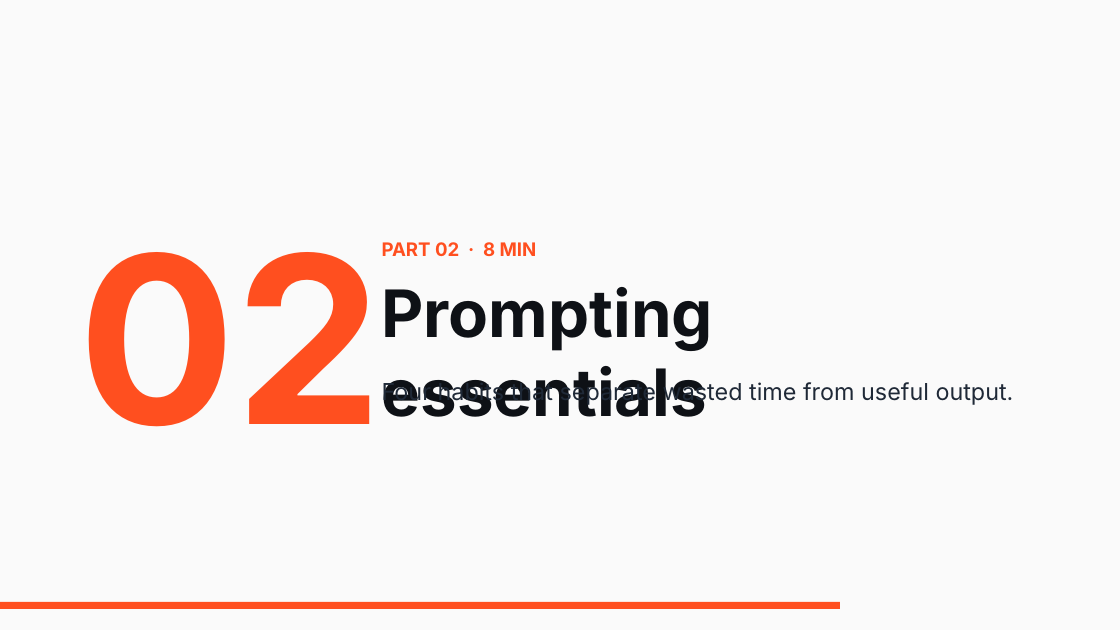
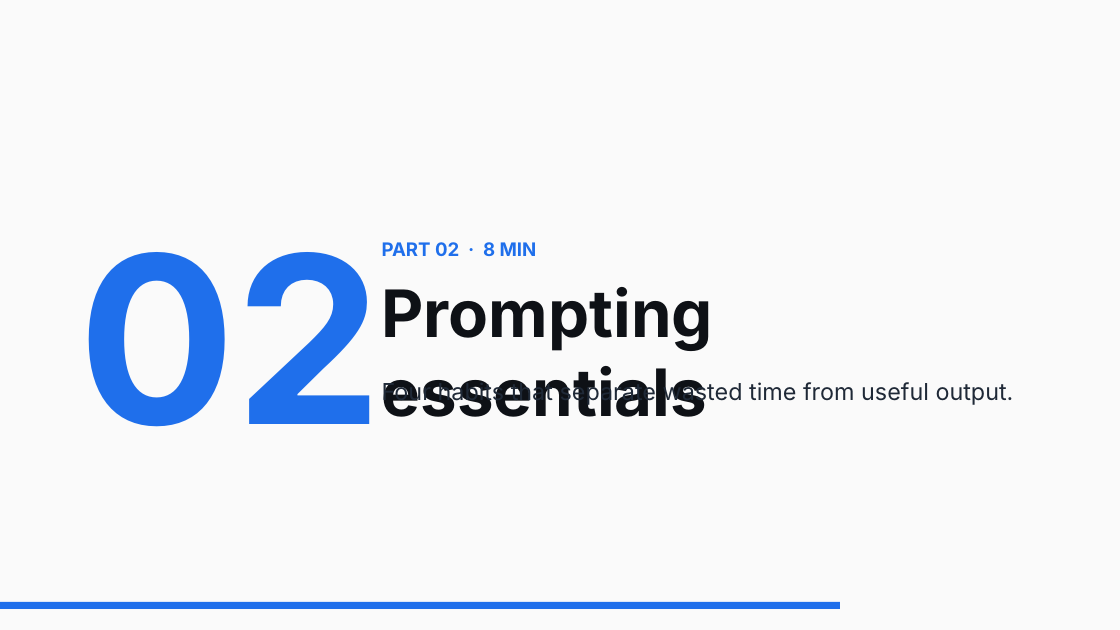
Before and after one commit to kbagher/agentic-coding-workshop, a slide deck: slide 7 of Agentic Coding.pptx. Drawn at 1120x630 pixels with LibreOffice and Linux fonts; fonts in the diff are those of the drawing. Boxes give left, top, right and bottom in pixels: in the first picture for what was removed or moved away, otherwise in the second. Text is boxed around its words. In the diff, an @@ line names an element or a change of style, - is before the commit and + after.

```diff
--- a/Agentic Coding.pptx
+++ b/Agentic Coding.pptx
@@ text "02" at [78, 252, 382, 427]: text colour #FF4F1F to #1F6FEB @@
@@ text "PART 02 · 8 MIN" at [382, 242, 537, 256]: text colour #FF4F1F to #1F6FEB @@
@@ rectangle at [0, 602, 840, 609]: fill #FF4F1F to #1F6FEB @@
```
Also in this commit, not shown: 22 other slides changed, 9 other files.
